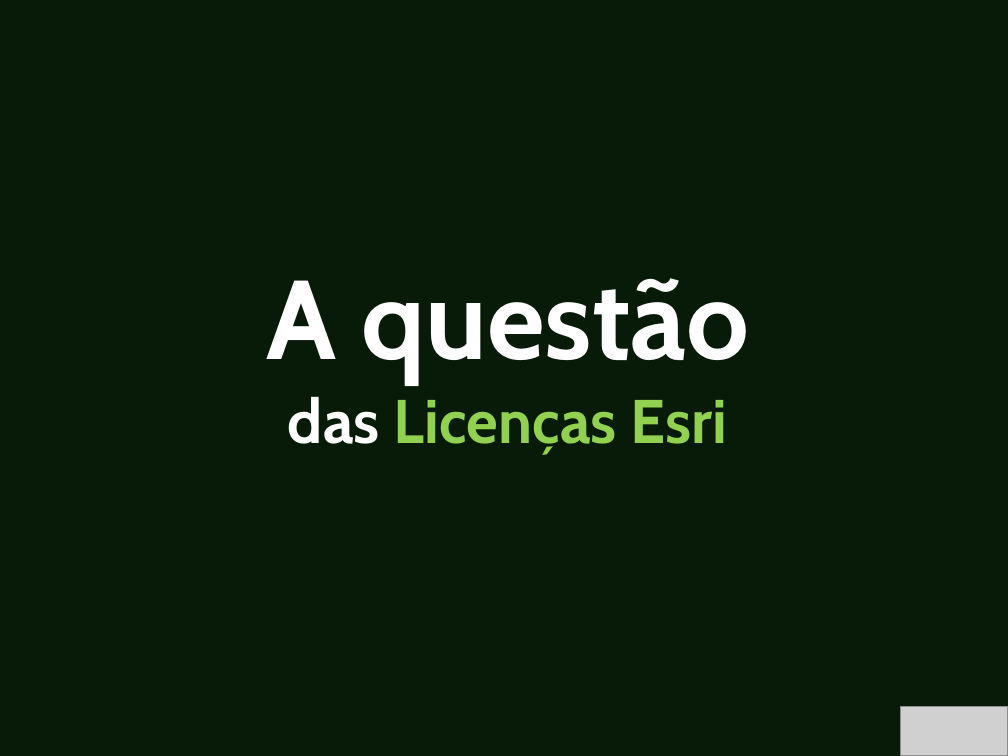
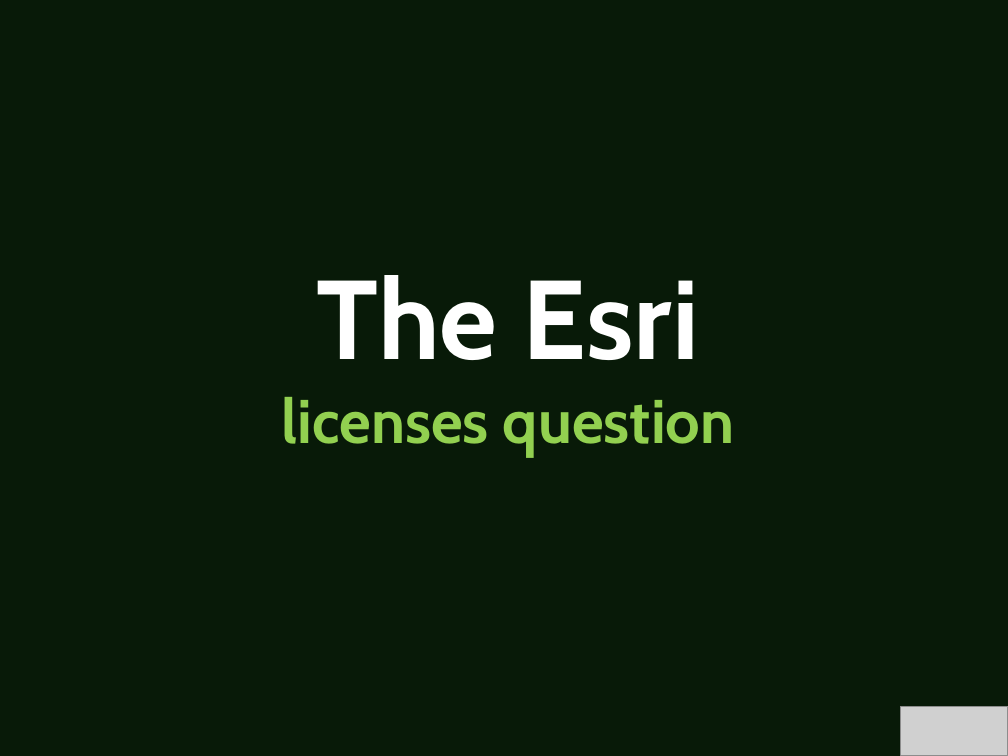
Before and after one commit to ezequias/Esri, a slide deck: slide 9 of EsriIntegratedTests/DOCs/Testes Integrados Automatizados.pptx. Drawn at 1008x756 pixels with LibreOffice and Linux fonts; fonts in the diff are those of the drawing; grey boxes stand for pictures. Boxes give left, top, right and bottom in pixels: in the first picture for what was removed or moved away, otherwise in the second. Text is boxed around its words. In the diff, an @@ line names an element or a change of style, - is before the commit and + after.

```diff
--- a/EsriIntegratedTests/DOCs/Testes Integrados Automatizados.pptx
+++ b/EsriIntegratedTests/DOCs/Testes Integrados Automatizados.pptx
@@ text at (281, 275, 735, 458): text changed @@
-A questão
-das Licenças Esri
+The Esri
+licenses question
```
Also in this commit, not shown: 10 other slides changed, 2 slides added, 2 slides removed, 2 other files.
